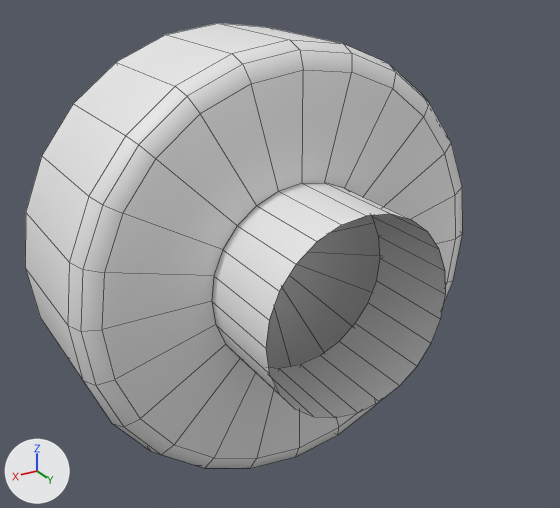
Two versions of the FBX model 3DVrRoom/Assets/Chris/Models/KeyPuzzleItems/Valves/PressureGauge/ValvePressureGauge.fbx, one commit apart.
Both versions are drawn from a 50 mm lens placed at (0.234, 0.319, 0.479), pointed at (0.006, -0.06, 0.289). The axes (+X, +Y, +Z) are drawn at lower left. The lights are the same throughout. Mesh edges are drawn as thin lines. Where no turn or scale is listed for an object, it has been applied to the vertices.

Before the edit, the objects in view are built like this:
```python
me_cylinder_001 = bpy.data.meshes.new('Cylinder.001')
me_cylinder_001.from_pydata(...)  # 266 vertices, 288 faces; spans x -0.145..0.145, y -0.061..0.112, z -0.145..0.145
# faces by material slot: [264, 24]
me_cylinder_001.materials.append(mat_misc)  # white #e7e7e7
me_cylinder_001.materials.append(mat_glass)  # white #e7e7e7
ob_cylinder = bpy.data.objects.new('Cylinder', me_cylinder_001)
ob_cylinder.location = (-0.0068, -0.1037, 0.2715)
```
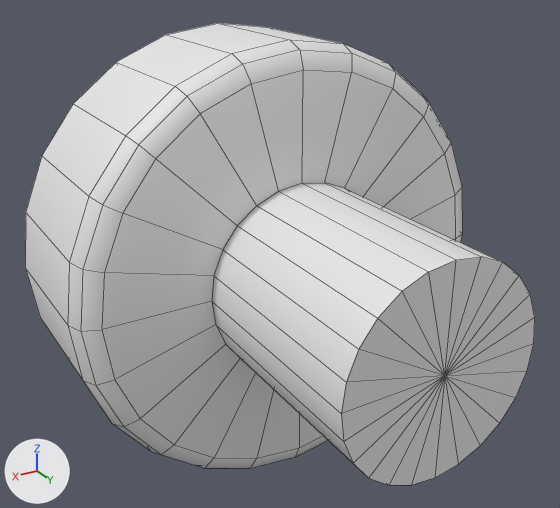
Boxes (x1, y1, x2, y2) around the edits, measured in the pictures (560 x 508 px):
'Cylinder', reshaped (16% wider)
    before: (25, 23, 463, 468)
    after: (25, 23, 535, 485)
part 1 of me_cylinder_001, built on
    before: (212, 183, 446, 418)
    after: (212, 183, 535, 485)

The change, as a list of edits to the scene's bpy script:
```text
Change me_cylinder_001:
    used by ob_cylinder; location = (-0.0068, -0.1037, 0.2715)
    remove me_cylinder_001.from_pydata(...)  # 266 vertices, 288 faces; spans x -0.145..0.145, y -0.061..0.112, z -0.145..0.145
    add me_cylinder_001.from_pydata(...)  # 267 vertices, 312 faces; spans x -0.145..0.145, y -0.061..0.181, z -0.145..0.145
    me_cylinder_001 part 1
    4 vertices are removed from x -0.031..0.016, y 0.112, z 0.054..0.063
    5 faces are deleted
    20 vertices in x -0.063..0.063, y 0.112, z -0.063..0.054 move by (0.0, 0.069, 0.0)
    5 vertices are added at (0.016, 0.181, 0.061), (0.0, 0.181, 0.063), (-0.031, 0.181, 0.054), (-0.016, 0.181, 0.061), (0.0, 0.181, 0.0)
    29 new faces join them, mat_misc (white #e7e7e7)
```
